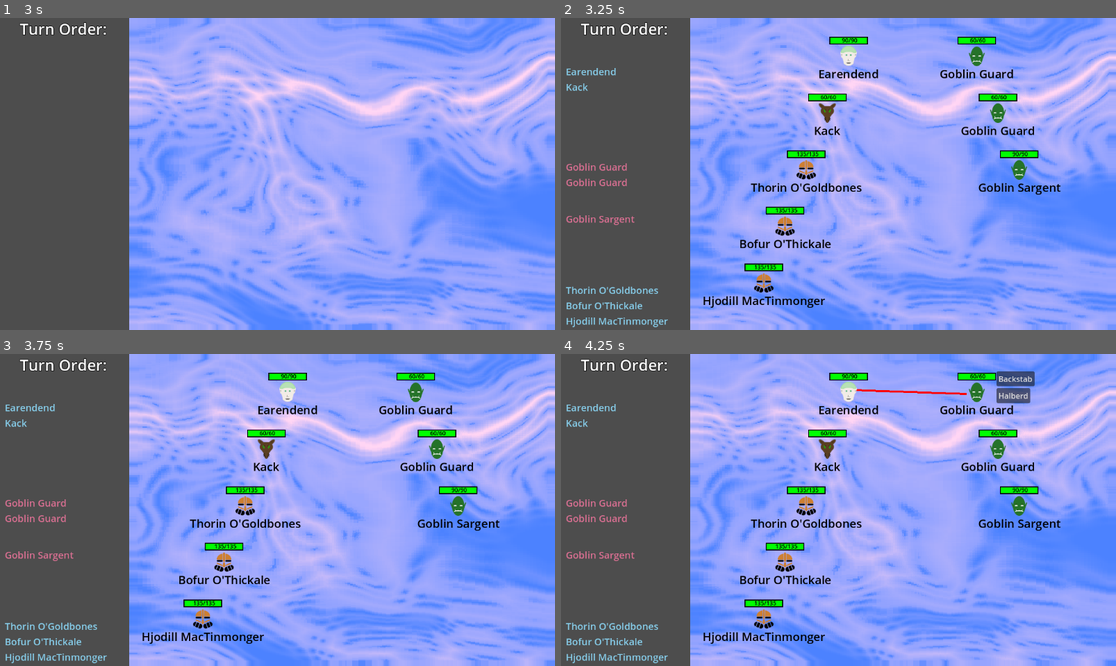
Above: before the commit, frames 1-4 (two rows, left to right).
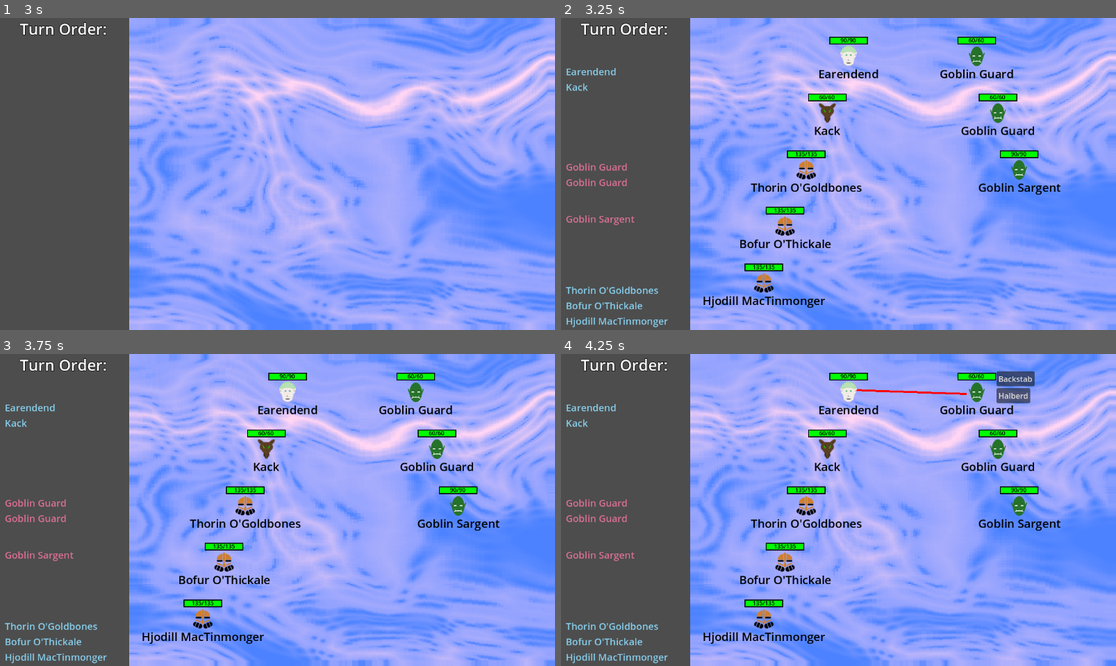
Above: after the commit, the same moments.

Repository: Habidakus/wild-jam-78-erase
Game: Godot game, scene res://Scenes/main.tscn
Two runs of this game, one before a commit and one after it. Both use one fixed random seed, a clock stepped at 60 frames per second and the inputs below. The engine's default icon, where the game draws it, is replaced by a stand-in: a white triangle on a blue panel in a dark square.
Inputs (mouse positions are in pixels of both pictures, inside the frame that each line leads up to):
- Up to frame 1 (3 s): tap Enter at 0.5, 2 s; move the mouse to (399, 158) at 0.52 s; click (399, 158) at 0.67 s; click "Play" at 1.25 s; move the mouse to (166, 189) at 2.02 s; click (166, 189) at 2.17 s; move the mouse to (333, 105) at 2.77 s; click (333, 105) at 2.92 s
- Up to frame 2 (3.25 s): no input
- Up to frame 3 (3.75 s): tap Enter at 3.5 s; move the mouse to (249, 572) at 3.52 s; click (249, 572) at 3.67 s
- Up to frame 4 (4.25 s): no input

Frame 1 is identical in both runs. In frame 2, 0.3% of the frame differs, in the area x 34-85%, y 6-81%; in frame 3, 0.3%; in frame 4, 0.3%.

Commit message:
Added the shield spell

Diff:
--- a/Scenes/unit.tscn
+++ b/Scenes/unit.tscn
@@ -88,10 +88,26 @@
 grow_vertical = 2
 color = Color(0, 1, 0, 1)
 
+[node name="Shield" type="ColorRect" parent="HealthBar"]
+layout_mode = 1
+anchors_preset = 8
+anchor_left = 0.5
+anchor_top = 0.5
+anchor_right = 0.5
+anchor_bottom = 0.5
+offset_left = -38.0
+offset_top = -38.0
+offset_right = 38.0
+offset_bottom = -26.0
+grow_horizontal = 2
+grow_vertical = 2
+color = Color(0.599625, 0.874542, 0.979156, 1)
+
 [node name="HealthText" type="Label" parent="HealthBar"]
 layout_mode = 0
+offset_left = -19.0
 offset_top = -21.0
-offset_right = 46.0
+offset_right = 59.0
 offset_bottom = -2.0
 text = "299/200"
 label_settings = SubResource("LabelSettings_jvyq2")
--- a/Scripts/attack_stats.gd
+++ b/Scripts/attack_stats.gd
@@ -178,6 +178,13 @@
 		if target.bleeding_ticks > 0:
 			target.bleeding_ticks = 0
 	else:
+		if target.magic_shield > dmg:
+			target.magic_shield -= dmg
+			dmg = 0
+		elif target.magic_shield > 0:
+			dmg -= target.magic_shield
+			target.magic_shield = 0
+
 		target.current_health -= dmg
 		if dmg <= 1:
 			new_bleed_ticks = false
--- a/Scripts/game.gd
+++ b/Scripts/game.gd
@@ -152,9 +152,14 @@
 	game_state = null
 
 func perform_skills(phase : SkillStats.SkillPhase, goodguys : Array[UnitStats], badguys : Array[UnitStats]) -> void:
+	var skills_to_perform : Array[Array]
 	for hero : UnitStats in goodguys:
 		for skill : SkillStats in hero.skills:
-			skill.apply(phase, hero, goodguys, badguys)
+			skills_to_perform.append([skill, hero])
+	# We want the most powerful skills performed first, so that, say, a lesser resurrection doesn't spoil a more powerful one
+	skills_to_perform.sort_custom(func(a, b) : return a[0].current_level > b[0].current_level)
+	for stp in skills_to_perform:
+		stp[0].apply(phase, stp[1], goodguys, badguys)
 
 var elo_values : Dictionary # <string, float>
 func dump_elo() -> void:
@@ -204,6 +209,8 @@
 	var trip_sheet : VBoxContainer = find_child("TripSheet") as VBoxContainer
 	var sort_order : Array
 	for unit : UnitStats in game_state.units:
+		if unit.magic_shield > 0:
+			print(unit.unit_name + " magic shield = " + str(unit.magic_shield))
 		for is_ghost : bool in [false, true]:
 			if is_ghost:
 				if ghost_trip_sheet_pos.has(unit.id):
--- a/Scripts/skill_stats.gd
+++ b/Scripts/skill_stats.gd
@@ -43,7 +43,7 @@
 		unit.next_attack += adjust_initiative * current_level
 		print("lowering " + unit.unit_name + " initiative by " + str(adjust_initiative * current_level)  + " seconds")
 	if shield != 0:
-		print("TODO: Implement SHIELD skill")
+		unit.magic_shield += shield * current_level
 
 func generate_next_level() -> SkillStats:
 	var ret_val : SkillStats = SkillStats.new()
@@ -69,19 +69,19 @@
 	return create("Ambush", 10, SkillPhase.PRE_COMBAT, SkillClass.ROGUE, SkillScope.ALL_HEROES).mod_initiative(-1).set_description("This hero helps the rest of the party set up an ambush, allowing them possible extra attacks at the start of combat.")
 
 static func create_skill_healing_herbs() -> SkillStats:
-	return create("Healing Herbs", 4, SkillPhase.POST_COMBAT, SkillClass.FIGHTER, SkillScope.ALL_HEROES).mod_health(0.15).set_description("This hero knows how to prepare a tea of healing herbs between combats, helping restore the health of all wounded allies.")
+	return create("Healing Herbs", 4, SkillPhase.PRE_COMBAT, SkillClass.FIGHTER, SkillScope.ALL_HEROES).mod_health(0.15).set_description("This hero knows how to prepare a tea of healing herbs between combats, helping restore the health of all wounded allies.")
 static func create_skill_walk_it_off() -> SkillStats:
-	return create("Walk It Off", 3, SkillPhase.POST_COMBAT, SkillClass.FIGHTER, SkillScope.SELF).mod_health(0.25).set_description("This hero is a veteran of patching themselves up, and heals quickly between combats.")
+	return create("Walk It Off", 3, SkillPhase.PRE_COMBAT, SkillClass.FIGHTER, SkillScope.SELF).mod_health(0.25).set_description("This hero is a veteran of patching themselves up, and heals quickly between combats.")
 
 static func create_skill_healing_prayer() -> SkillStats:
-	return create("Healing Prayer", 2, SkillPhase.POST_COMBAT, SkillClass.HOLY, SkillScope.ALL_DEAD_HEROES).mod_health(0.25).set_description("This holy hero helps restore the health of anyone who was defeated in a previous combat.")
+	return create("Healing Prayer", 6, SkillPhase.POST_COMBAT, SkillClass.HOLY, SkillScope.ALL_DEAD_HEROES).mod_health(0.125).set_description("This holy hero helps restore the health of anyone who was defeated in a previous combat.")
 static func create_skill_turn_undead() -> SkillStats:
-	return create("Turn Undead", 2, SkillPhase.PRE_COMBAT, SkillClass.HOLY, SkillScope.FOE_UNDEAD).mod_health(-0.25).set_description("This holy hero inflicts special damage on all undead before combat is joined.")
+	return create("Turn Undead", 6, SkillPhase.PRE_COMBAT, SkillClass.HOLY, SkillScope.FOE_UNDEAD).mod_health(-0.125).set_description("This holy hero inflicts special damage on all undead before combat is joined.")
 
 static func create_skill_magic_shield() -> SkillStats:
-	return create("Magic Shield", 2, SkillPhase.PRE_COMBAT, SkillClass.MAGIC, SkillScope.SELF).mod_shield(50).set_description("This magic hero is skilled in protecting themselves with a magic shield that is prepared before combat.")
+	return create("Magic Shield", 5, SkillPhase.PRE_COMBAT, SkillClass.MAGIC, SkillScope.SELF).mod_shield(10).set_description("This magic hero is skilled in protecting themselves with a magic shield that is prepared before combat.")
 static func create_skill_group_shield() -> SkillStats:
-	return create("Group Shield", 2, SkillPhase.PRE_COMBAT, SkillClass.MAGIC, SkillScope.ALL_HEROES).mod_shield(15).set_description("This magic hero casts a minor shield spell on all their allies")
+	return create("Group Shield", 6, SkillPhase.PRE_COMBAT, SkillClass.MAGIC, SkillScope.ALL_HEROES).mod_shield(5).set_description("This magic hero casts a minor shield spell on all their allies")
 
 static var all_base_skills : Array[SkillStats] = [
 	create_skill_ambush(),
--- a/Scripts/unit_graphics.gd
+++ b/Scripts/unit_graphics.gd
@@ -1,6 +1,7 @@
 class_name UnitGraphics extends Control
 
 var max_health_width : float
+var shield_bar : ColorRect
 const our_scene : Resource = preload("res://Scenes/unit.tscn")
 
 var attack_list : Array[UnitGraphics]
@@ -19,6 +20,7 @@
 
 func _ready() -> void:
 	max_health_width = (find_child("Blood Background") as ColorRect).size.x
+	shield_bar = (find_child("Shield") as ColorRect)
 
 func calculate_offset(index : int, c : int, r : float) -> float:
 	if c == 1:
@@ -38,12 +40,19 @@
 	var health_rect : ColorRect = find_child("Health") as ColorRect
 	var health_text : Label = find_child("HealthText") as Label
 	if unit.is_alive():
+		var magic_shield : float = unit.get_magic_shield()
 		health_rect.show()
 		health_rect.size.x = max_health_width * unit.current_health / unit.max_health
 		health_text.text = str(max(1,round(unit.current_health))) + "/" + str(round(unit.max_health))
+		if magic_shield > 0:
+			shield_bar.show()
+			health_text.text += " +" + str(max(1, round(magic_shield)))
+		else:
+			shield_bar.hide()
 	else:
+		shield_bar.hide()
 		health_rect.hide()
-		health_text.text = "DEAD"
+		health_text.text = "DEAD" if unit.side == UnitStats.Side.COMPUTER else "defeated"
 
 func add_draw_action(attack : AttackStats, target_stats : UnitStats, hover_callback : Callable, click_callback : Callable) -> void:
 	action_buttons.append(create_button(false, attack, target_stats, hover_callback, click_callback))
--- a/Scripts/unit_stats.gd
+++ b/Scripts/unit_stats.gd
@@ -7,6 +7,7 @@
 var max_health : float
 var armor : float = 0
 var current_health : float
+var magic_shield : float = 0
 var tired : float = 1
 var cooldown_id : int = -1
 var single_use : bool
@@ -99,6 +100,7 @@
 
 func prepare_for_next_battle(post_battle_version : UnitStats) -> void:
 	current_health = post_battle_version.current_health
+	magic_shield = 0
 
 func clone() -> UnitStats:
 	var ret_val : UnitStats = UnitStats.new()
@@ -112,6 +114,7 @@
 	ret_val.next_attack = next_attack
 	ret_val.side = side
 	ret_val.tired = tired
+	ret_val.magic_shield = magic_shield
 	ret_val.cooldown_id = cooldown_id
 	ret_val.single_use = single_use
 	ret_val.unit_name = unit_name # We need this for the trip sheet
@@ -176,6 +179,9 @@
 func is_alive() -> bool:
 	return current_health > 0
 
+func get_magic_shield() -> float:
+	return magic_shield
+
 func get_moves(units : Array[UnitStats], allow_stupid_humans : bool) -> Array[MMCAction]:
 	var ret_val : Array[MMCAction]
 	for attack : AttackStats in attacks:
@@ -234,17 +240,25 @@
 	return next_attack
 
 func calculate_damage_from_attack(attack : AttackStats) -> float:
-	var ret_val : float = attack.damage
+	var dmg : float = attack.damage
 	if attack.stun > 0:
-		ret_val *= (1.0 - attack.stun)
+		dmg *= (1.0 - attack.stun)
 	if attack.acts_on_allies:
-		ret_val = min(max_health - current_health, ret_val)
-	else:
-		if !attack.armor_piercing:
-			ret_val -= armor
-			if ret_val < 1:
-				ret_val = 1
-	if ret_val < 0:
-		ret_val = 0
-
-	return ret_val
+		return max(0, min(max_health - current_health, dmg))
+
+	var magic_shield_dmg : float = 0
+	if magic_shield > 0:
+		if dmg <= magic_shield:
+			return dmg
+		magic_shield_dmg = magic_shield
+		dmg -= magic_shield
+
+	if !attack.armor_piercing:
+		dmg -= armor
+		if dmg < 1:
+			dmg = 1
+
+	if dmg < 0:
+		dmg = 0
+
+	return dmg + magic_shield_dmg
Not shown, changed: todo.txt
